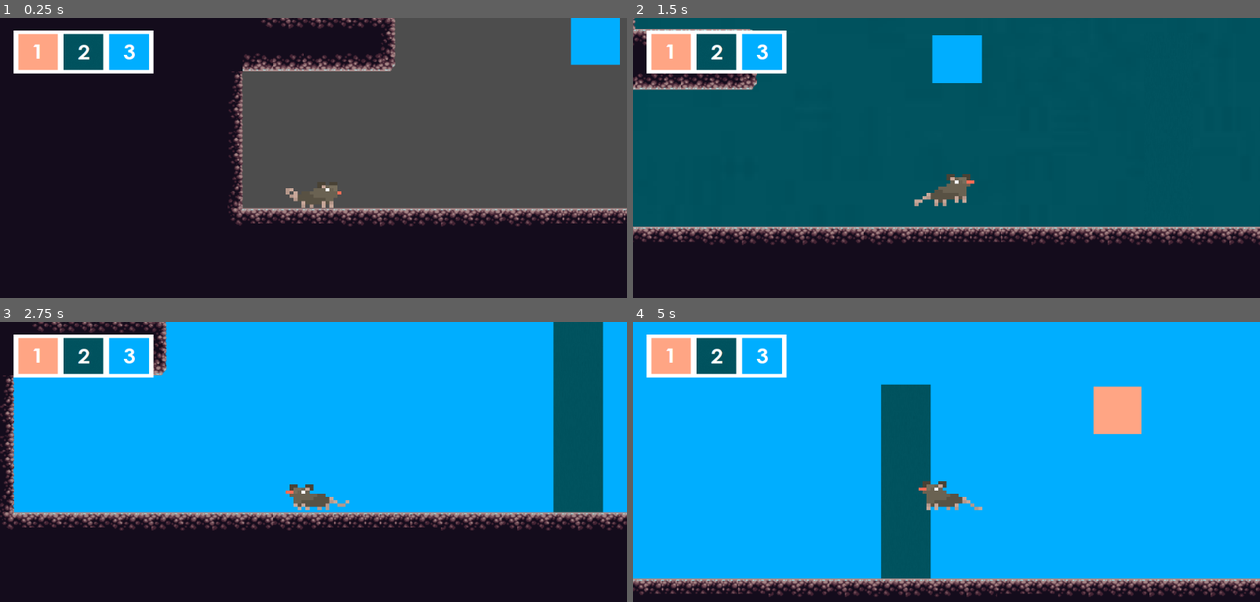
Above: before the commit, frames 1-4 (two rows, left to right).
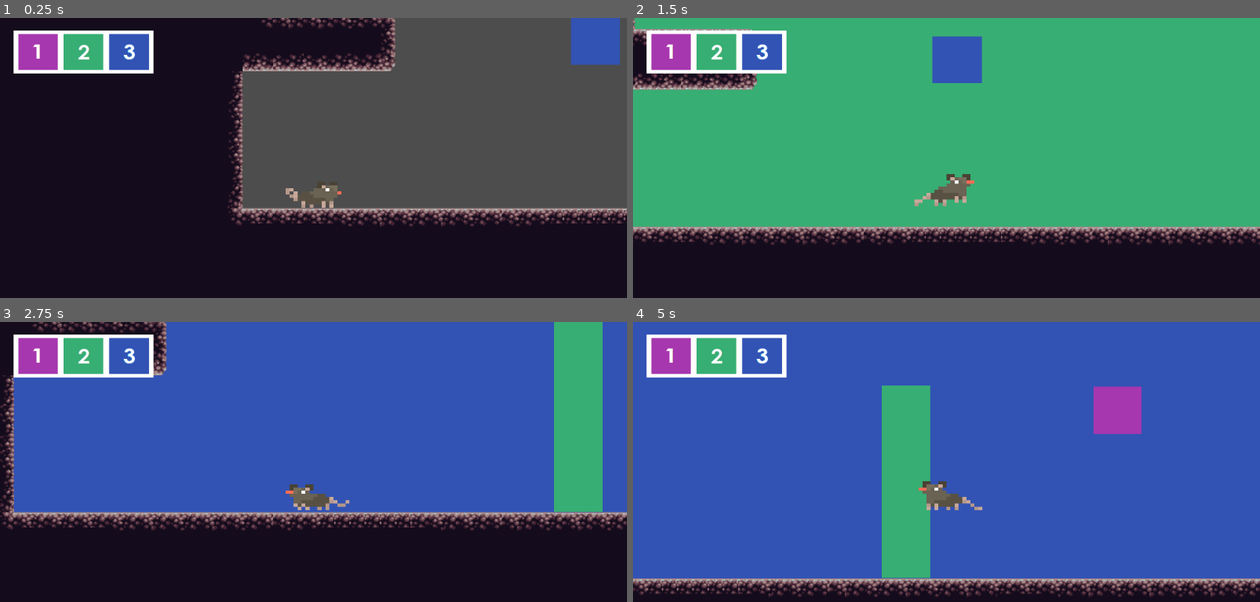
Above: after the commit, the same moments.

Repository: nattbc/proyecto_grupo_3
Game: Godot game, scene res://node_2d.tscn
Two runs of this game, one before a commit and one after it. Both use one fixed random seed, a clock stepped at 60 frames per second and the inputs below.
Inputs:
- Up to frame 1 (0.25 s): no input
- Up to frame 2 (1.5 s): hold 1 (press_1) 0.53-1.28 s; hold Right (move_right) from 0.53 s (still down); tap Up (move_up) at 0.77 s; tap 2 (press_2) at 1.35 s
- Up to frame 3 (2.75 s): tap Up (move_up) at 1.52 s; release Right (move_right) at 2.03 s; hold Left (move_left) from 2.03 s (still down); hold 3 (press_3) from 2.03 s (still down)
- Up to frame 4 (5 s): release Left (move_left) at 2.78 s; release 3 (press_3) at 2.78 s; hold Right (move_right) 2.78-4.28 s; tap 1 (press_1) at 2.85 s; tap Up (move_up) at 3.02, 3.77, 4.52 s; hold 2 (press_2) 3.53-4.28 s; hold Left (move_left) from 4.28 s (still down); tap 3 (press_3) at 4.35 s

The runs differ from the first frame. In frame 1, 3.7% of the frame differs, in the area x 2-99%, y 0-19%; in frame 2, 71%; in frame 3, 64%; in frame 4, 90%, in the area x 0-100%, y 0-92%.

Commit message:
colores nuevos y mejores

Diff:
--- a/celeste.tscn
+++ b/celeste.tscn
@@ -1,6 +1,6 @@
 [gd_scene load_steps=3 format=3 uid="uid://b7bp4vog26hgx"]
 
-[ext_resource type="Texture2D" uid="uid://dpnm6bjawj6b" path="res://celeste.png" id="1_aa2j3"]
+[ext_resource type="Texture2D" uid="uid://cgo62mdwa5blr" path="res://azul_nuevo.png" id="1_otkmy"]
 
 [sub_resource type="RectangleShape2D" id="RectangleShape2D_r7eq8"]
 size = Vector2(68, 47.5)
@@ -8,9 +8,9 @@
 [node name="celeste" type="StaticBody2D"]
 
 [node name="Celeste" type="Sprite2D" parent="."]
-position = Vector2(-9.53674e-07, 0)
-scale = Vector2(0.226667, 0.285714)
-texture = ExtResource("1_aa2j3")
+position = Vector2(-2.86102e-06, 0.500002)
+scale = Vector2(0.17, 0.1175)
+texture = ExtResource("1_otkmy")
 
 [node name="CollisionShape2D" type="CollisionShape2D" parent="."]
 position = Vector2(0, 0.25)
--- a/fondo rosa.tscn
+++ b/fondo rosa.tscn
@@ -1,12 +1,12 @@
 [gd_scene load_steps=3 format=3 uid="uid://cq3px3o31q0lc"]
 
-[ext_resource type="Texture2D" uid="uid://bvso531rq7r5c" path="res://ROSA WIKIPEDIAAAA.png" id="1_jajtn"]
 [ext_resource type="Script" path="res://fondo_rosa.gd" id="1_t2mho"]
+[ext_resource type="Texture2D" uid="uid://dono8vtr5o3sr" path="res://rosa_nuevo.png" id="2_rtav2"]
 
 [node name="fondo rosa" type="StaticBody2D"]
 script = ExtResource("1_t2mho")
 
 [node name="RosaWikipediaaaa" type="Sprite2D" parent="."]
-position = Vector2(831.5, 213.5)
-scale = Vector2(8.37778, 9.31667)
-texture = ExtResource("1_jajtn")
+position = Vector2(831.5, 448.5)
+scale = Vector2(8.37778, 6.9125)
+texture = ExtResource("2_rtav2")
--- a/fondo verde.tscn
+++ b/fondo verde.tscn
@@ -1,10 +1,10 @@
 [gd_scene load_steps=2 format=3 uid="uid://bah5huewkrtpm"]
 
-[ext_resource type="Texture2D" uid="uid://s1amun6r0lg1" path="res://VERDE.jpg" id="1_xrvpj"]
+[ext_resource type="Texture2D" uid="uid://dunujn0gjaju4" path="res://verde_nuevo.png" id="1_gcviv"]
 
 [node name="fondo verde" type="StaticBody2D"]
 
 [node name="Verde" type="Sprite2D" parent="."]
-position = Vector2(1092.25, 239.5)
-scale = Vector2(4.83211, 3.22386)
-texture = ExtResource("1_xrvpj")
+position = Vector2(808, 327)
+scale = Vector2(5.28606, 3.87443)
+texture = ExtResource("1_gcviv")
--- a/fondo_celeste.tscn
+++ b/fondo_celeste.tscn
@@ -1,10 +1,10 @@
 [gd_scene load_steps=2 format=3 uid="uid://kcdiu8cyy4pt"]
 
-[ext_resource type="Texture2D" uid="uid://dpnm6bjawj6b" path="res://celeste.png" id="1_g4l76"]
+[ext_resource type="Texture2D" uid="uid://cgo62mdwa5blr" path="res://azul_nuevo.png" id="1_evuby"]
 
 [node name="fondo celeste" type="StaticBody2D"]
 
 [node name="Celeste" type="Sprite2D" parent="."]
-position = Vector2(791.875, 51.9999)
-scale = Vector2(8.3075, 10.5357)
-texture = ExtResource("1_g4l76")
+position = Vector2(894, 153.465)
+scale = Vector2(8.3075, 6.72268)
+texture = ExtResource("1_evuby")
--- a/rosa.tscn
+++ b/rosa.tscn
@@ -1,6 +1,6 @@
 [gd_scene load_steps=3 format=3 uid="uid://k1523v515t3v"]
 
-[ext_resource type="Texture2D" uid="uid://bvso531rq7r5c" path="res://ROSA WIKIPEDIAAAA.png" id="1_ibcgp"]
+[ext_resource type="Texture2D" uid="uid://dono8vtr5o3sr" path="res://rosa_nuevo.png" id="1_3xoxy"]
 
 [sub_resource type="RectangleShape2D" id="RectangleShape2D_obs1k"]
 size = Vector2(100, 54)
@@ -8,9 +8,9 @@
 [node name="rosa" type="StaticBody2D"]
 
 [node name="Sprite2D" type="Sprite2D" parent="."]
-position = Vector2(0, -3.8147e-06)
-scale = Vector2(0.315873, 0.3)
-texture = ExtResource("1_ibcgp")
+position = Vector2(4.35114e-06, -1.78814e-07)
+scale = Vector2(0.25, 0.135)
+texture = ExtResource("1_3xoxy")
 
 [node name="CollisionShape2D" type="CollisionShape2D" parent="."]
 shape = SubResource("RectangleShape2D_obs1k")
--- a/verde.tscn
+++ b/verde.tscn
@@ -1,6 +1,6 @@
 [gd_scene load_steps=3 format=3 uid="uid://desag3lvwt7pc"]
 
-[ext_resource type="Texture2D" uid="uid://s1amun6r0lg1" path="res://VERDE.jpg" id="1_3n2su"]
+[ext_resource type="Texture2D" uid="uid://dunujn0gjaju4" path="res://verde_nuevo.png" id="1_8l2rr"]
 
 [sub_resource type="RectangleShape2D" id="RectangleShape2D_11h04"]
 size = Vector2(204, 202)
@@ -8,9 +8,9 @@
 [node name="verde" type="StaticBody2D"]
 
 [node name="Verde" type="Sprite2D" parent="."]
-position = Vector2(0.5, 0.500004)
-scale = Vector2(0.379817, 0.376147)
-texture = ExtResource("1_3n2su")
+position = Vector2(4.91738e-06, 6.31809e-06)
+scale = Vector2(0.51, 0.505)
+texture = ExtResource("1_8l2rr")
 
 [node name="CollisionShape2D" type="CollisionShape2D" parent="."]
 shape = SubResource("RectangleShape2D_11h04")
Binary file changed: UI COL,ORES REFERENCIA 123456.png
Binary file added: azul_nuevo.png
Not shown, added: azul_nuevo.png.import
Binary file added: rosa_nuevo.png
Not shown, added: rosa_nuevo.png.import
Binary file added: verde_nuevo.png
Not shown, added: verde_nuevo.png.import
